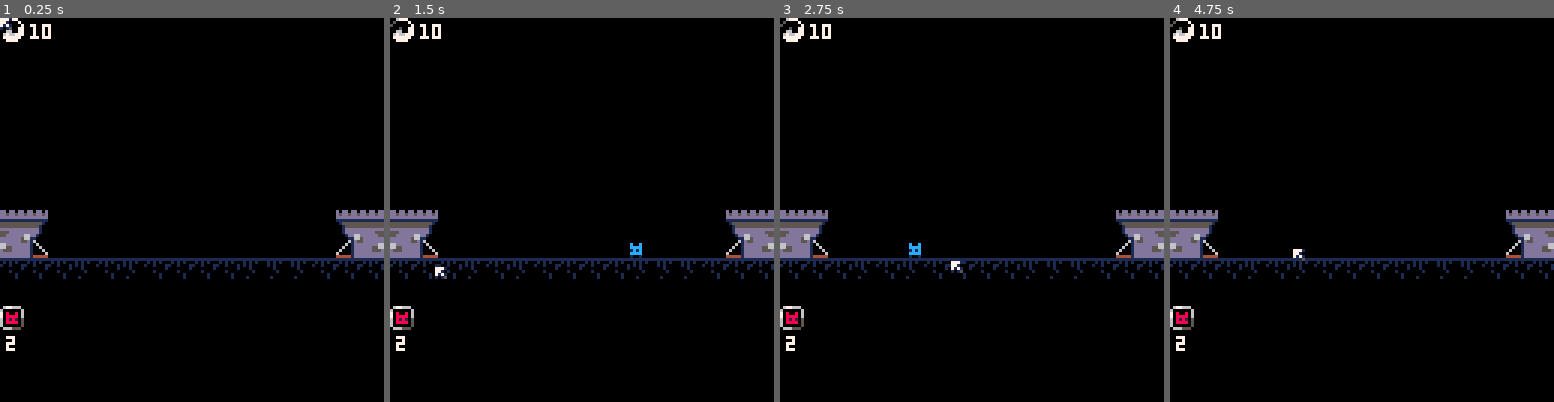
Above: before the commit, frames 1-4 (left to right).
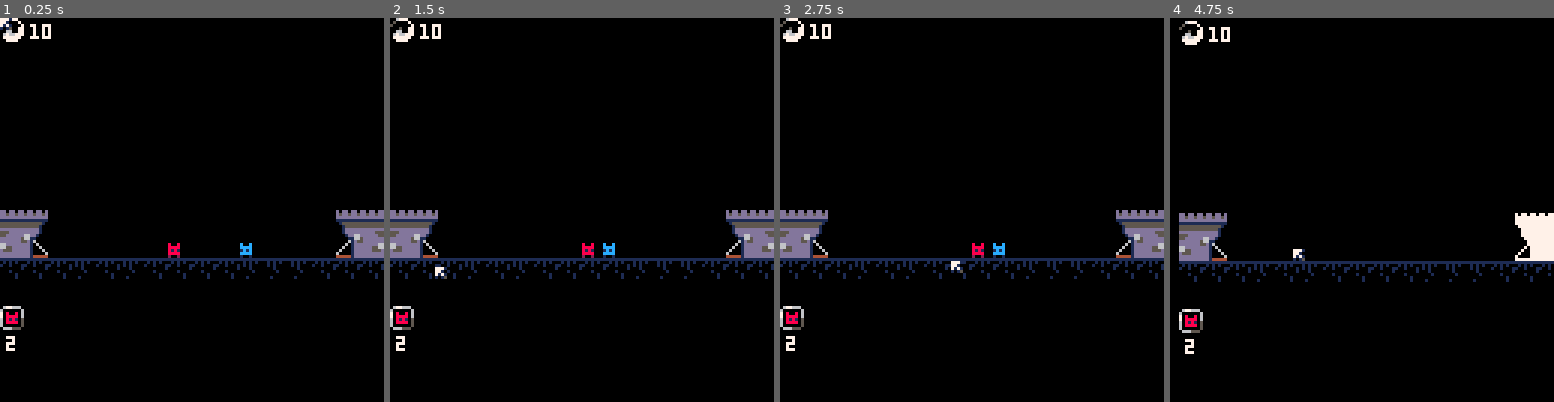
Above: after the commit, the same moments.

Repository: belen-albeza/ldjam-55
Game: PICO-8 cartridge ld55.p8
Two runs of this game, one before a commit and one after it. Both use one fixed random seed, a clock stepped at 60 frames per second and the inputs below.
Inputs (mouse positions are in pixels of both pictures, inside the frame that each line leads up to):
- Up to frame 1 (0.25 s): no input
- Up to frame 2 (1.5 s): click (670, 121) at 0.67 s; click (436, 267) at 1.22 s
- Up to frame 3 (2.75 s): click (887, 114) at 1.77 s; click (952, 259) at 2.32 s
- Up to frame 4 (4.75 s): click (1404, 106) at 2.87 s; click (1465, 256) at 3.42 s; click (1231, 102) at 3.97 s; click (1292, 248) at 4.52 s

The runs differ from the first frame. In frame 1, 0.2% of the frame differs, in the area x 43-66%, y 58-63%; in frame 2, 0.3%; in frame 3, 0.3%; in frame 4, 6.1%, in the area x 0-100%, y 0-88%.

Commit message:
dying animation for minions

Diff:
--- a/ld55.p8
+++ b/ld55.p8
@@ -55,7 +55,8 @@
 
 	make_button(0,96,17,on_small_click,"2")
 
-	spawn_minion(128,80,-1)
+	spawn_minion(50,80,1)
+	spawn_minion(90,80,-1)
 end
 -->8
 -- minions
@@ -64,6 +65,7 @@
 		x=x,
 		y=y,
 		offset_x=0,
+		offset_y=0,
 		t=0,
 		dir=dir,
 		life=3,
@@ -87,13 +89,23 @@
 	local img=spr_for_minion(m)+frame
 	local flipx=m.dir<0
 
-	if m.flash>0 then
+	-- dying fadeout
+	if m.status=="die" then
+		local colors={7,6,5,1}
+		local idx=flr(m.t/5)+1
+		local c=colors[idx]
+
+		for i=1,15 do pal(i,c) end
+	-- flashing white
+	elseif m.flash>0 then
 		for i=1,15 do pal(i,7) end
 	end
 
+
 	local x=m.x+m.offset_x
-
-	spr(img,x-4,m.y-8,1,1,flipx)
+	local y=m.y+m.offset_y
+
+	spr(img,x-4,y-8,1,1,flipx)
 	pal()
 end
 
@@ -123,6 +135,8 @@
 		update_minion_move(m)
 	elseif m.status=="attack" then
 		update_minion_attack(m)
+	elseif m.status=="die" then
+		update_minion_die(m)
 	end
 end
 
@@ -152,6 +166,13 @@
 		end
 end
 
+function update_minion_die(m)
+	m.offset_y-=0.5
+	if abs(m.offset_y)>=10 then
+		del(minions,m)
+	end
+end
+
 function is_baddie(m)
 	return m.dir<0
 end
@@ -162,9 +183,11 @@
 
 function minions_vs_minions()
 	for m in all(minions) do
-		for other in all(minions) do
-			if is_collision_minion_vs_minion(m,other) then
-				attack_minion(m,other)
+		if m.status!="die" then
+			for other in all(minions) do
+				if is_collision_minion_vs_minion(m,other) then
+					attack_minion(m,other)
+				end
 			end
 		end
 	end
@@ -172,7 +195,7 @@
 
 function is_collision_minion_vs_minion(m,other)
 	-- avoid collision with themselves
-	if m==other then
+	if m==other or other.status=="die" then
 		return false
 	end
 
@@ -193,7 +216,7 @@
 
 	m.status="attack"
 	m.versus=other
-	m.atk=rnd(m.atk_ratio)
+	m.atk=rnd(m.atk_ratio/3)
 end
 
 function hit_minion(m)
@@ -202,11 +225,17 @@
 	m.life-=1
 
 	if m.life<=0 then
-		del(minions,m)
+		kill_minion(m)
 		return true
 	end
 
 	return false
+end
+
+function kill_minion(m)
+	m.offset_y=0
+	m.status="die"
+	m.t=0
 end
 
 function hit_ally_tower(m)
